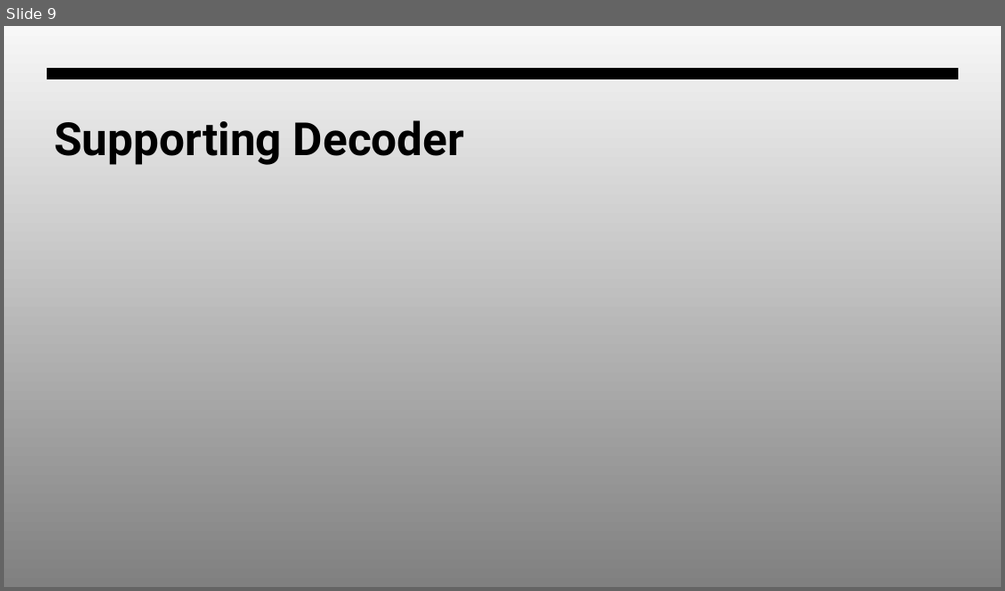
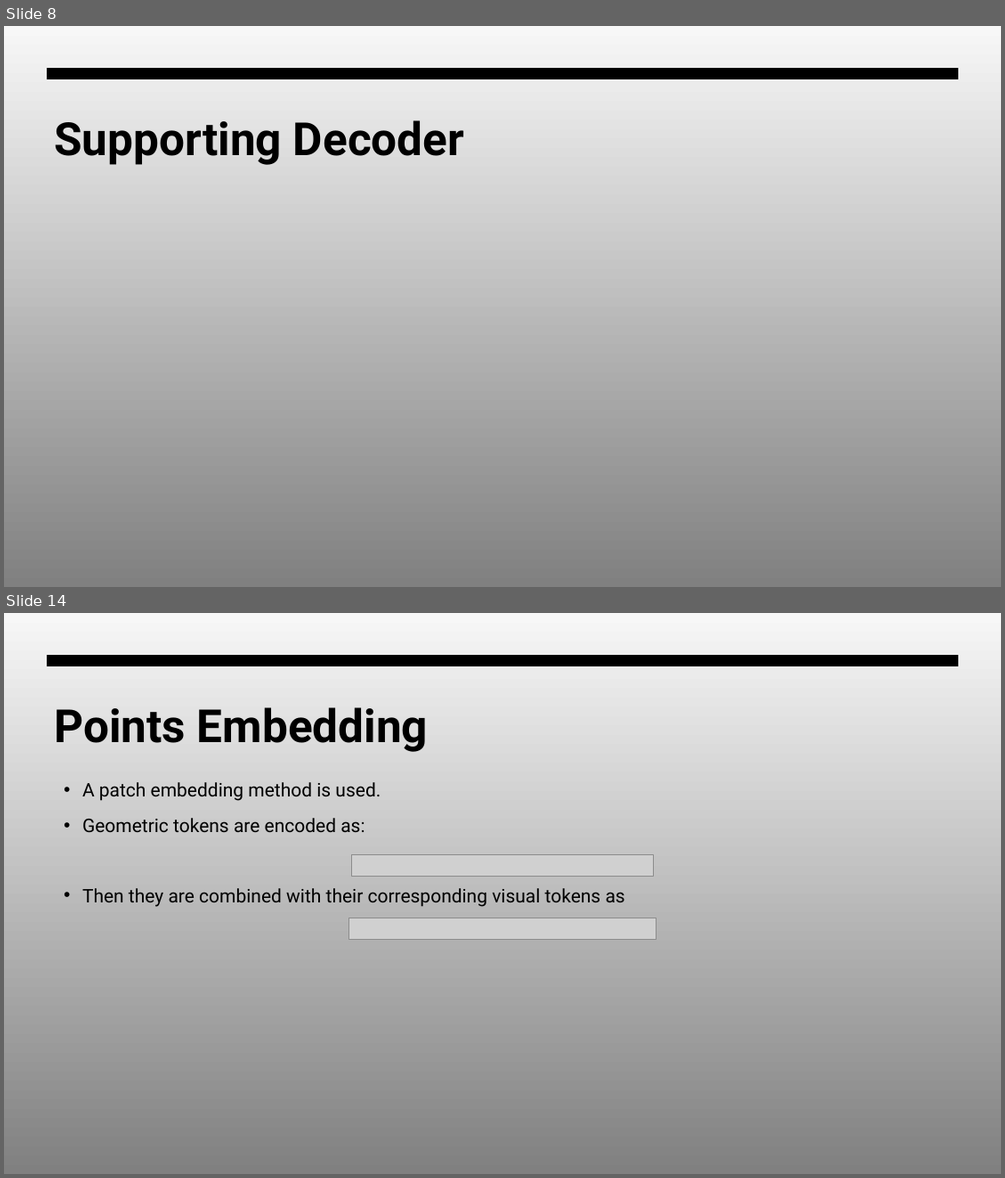
Before and after one commit to Warren-SJ/SLAM3R, a slide deck: SLAM3R.pptx. Shown one above the other, each under a label of ours: slide 9 before the commit, slides 8 and 14 after it; the slides between them are not shown. The pictures are 1005x591 and 1005x1178 pixels, drawn with LibreOffice and Linux fonts; fonts in the diff are those of the drawing; grey boxes stand for pictures. Boxes give left, top, right and bottom in pixels: in the first picture for what was removed or moved away, otherwise in the second. Text is boxed around its words. In the diff, an @@ line names an element or a change of style, - is before the commit and + after.

```diff
--- a/SLAM3R.pptx
+++ b/SLAM3R.pptx
@@ slide 14 added at (4,613,1001,1174), background gradient #F7F7F7 to #808080; not listed: 1 template element that a slide beside it also shows @@
@@ title added at (54,707,428,752), 44 pt, text #000000, bold @@
+Points Embedding
@@ text added at (82,782,625,907), 18 pt, text #000000 @@
+• A patch embedding method is used.
+• Geometric tokens are encoded as:
+• Then they are combined with their corresponding visual tokens as
@@ picture added at (352,854,653,876) @@
@@ picture added at (349,917,656,939) @@
@@ what was slide 9 is now slide 8 @@
```
Also in this commit, not shown: 2 slides changed, 9 other slides added, 1 slide removed.
